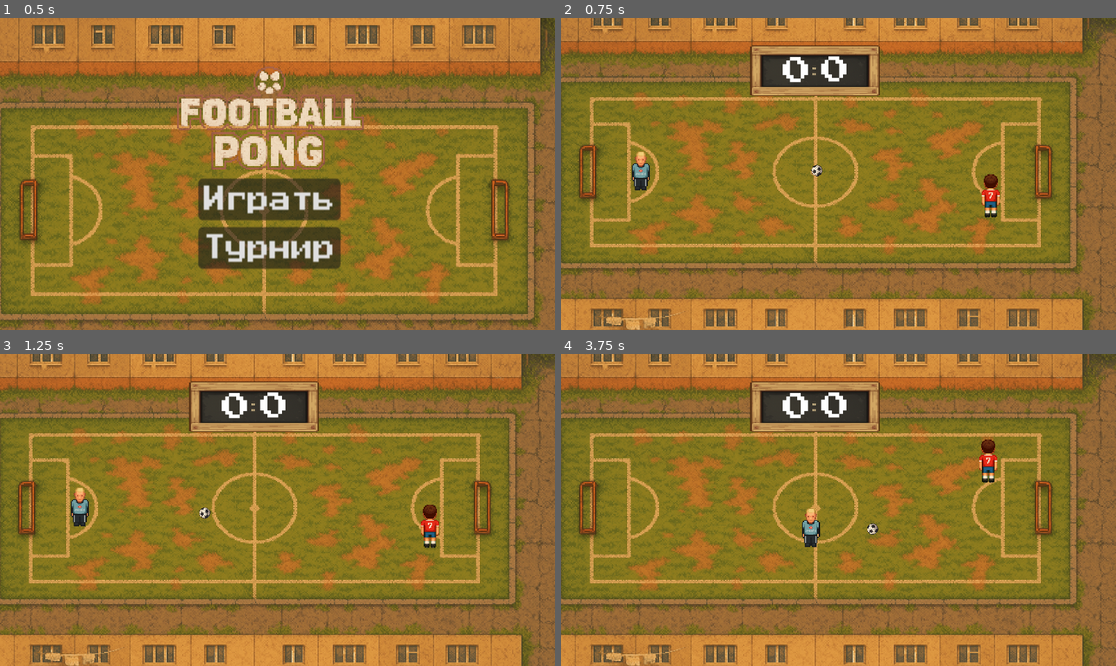
Above: before the commit, frames 1-4 (two rows, left to right).
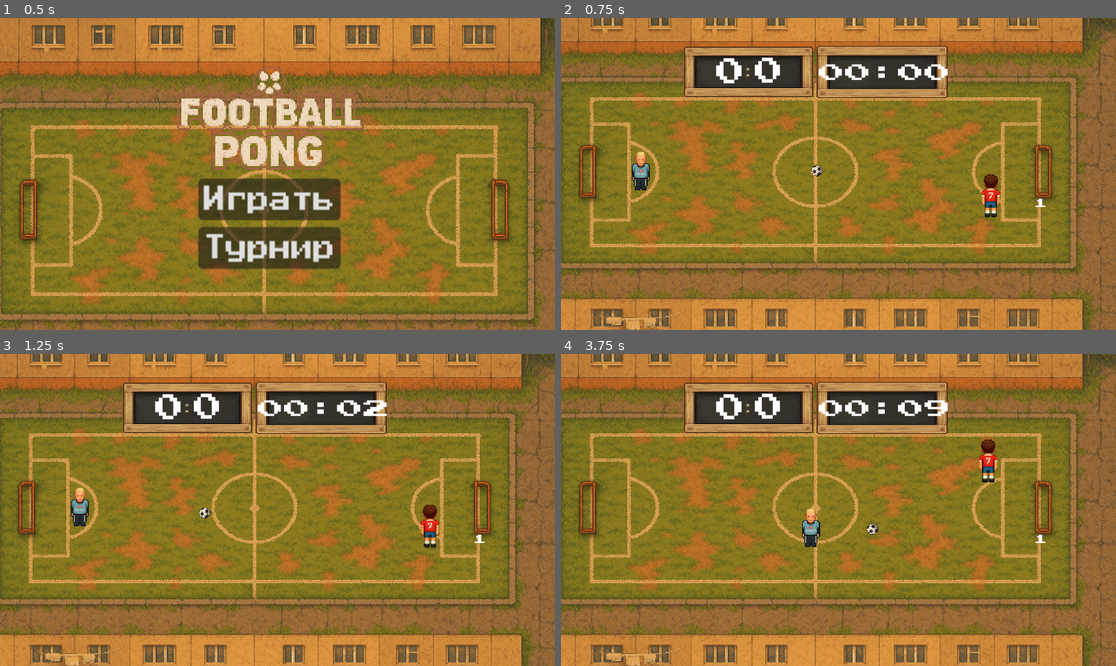
Above: after the commit, the same moments.

Repository: supervi5w4/footballpong
Game: Godot game, scene res://scenes/menu.tscn
Same seed, same stepped clock (60 frames per second), same inputs: the game is played once before the commit and once after it.
Inputs:
- Up to frame 1 (0.5 s): no input
- Up to frame 2 (0.75 s): click "Играть" at 0.5 s
- Up to frame 3 (1.25 s): no input
- Up to frame 4 (3.75 s): hold Right (ui_right) 1.28-2.03 s; hold Down (ui_down) 2.03-2.78 s; hold Right (ui_right) 2.78-3.53 s; hold Up (ui_up) from 3.53 s (still down)

Frame 1 is identical in both runs. In frame 2, 6.3% of the frame differs, in the area x 22-88%, y 8-61%; in frame 3, 6.4%; in frame 4, 6.4%.

Commit message:
Add files via upload

Diff:
--- a/scenes/game.gd
+++ b/scenes/game.gd
@@ -4,9 +4,11 @@
 #   - управление раундами
 #   - работу с мячом и ракетками
 #   - обновление табло (UI)
+#   - управление временем матча
 # Требует:
 #   - Score (Autoload синглтон)
 #   - Label-узлы: UI/ScoreLeft и UI/ScoreRight
+#   - TimeScoreboard: UI/TimeScoreboard
 # ------------------------------------------------------------
 
 extends Node2D
@@ -19,6 +21,7 @@
 
 @onready var score_left_label: Label = $UI/ScoreLeft
 @onready var score_right_label: Label = $UI/ScoreRight
+@onready var time_scoreboard: TimeScoreboard = $UI/TimeScoreboard
 
 var _game_started: bool = false
 
@@ -31,12 +34,20 @@
 		YandexSDK.gameplay_started()
 		_game_started = true
 
+	# Запускаем таймер матча
+	if time_scoreboard:
+		time_scoreboard.start_match()
+
 	reset_round()
 
 func _exit_tree() -> void:
 	# Останавливаем аналитику игрового процесса при выходе
 	if YandexSDK.is_working() and _game_started:
 		YandexSDK.gameplay_stopped()
+
+	# Останавливаем таймер матча
+	if time_scoreboard:
+		time_scoreboard.stop_match()
 
 # Обновление табло
 func _update_scoreboard(_left: int = 0, _right: int = 0) -> void:
@@ -60,3 +71,19 @@
 # Функция для показа рекламы между матчами
 func show_interstitial_between_matches() -> void:
 	YandexSDK.show_interstitial_between_matches()
+
+# Пауза матча
+func pause_match() -> void:
+	if time_scoreboard:
+		time_scoreboard.pause_match()
+
+# Возобновление матча
+func resume_match() -> void:
+	if time_scoreboard:
+		time_scoreboard.resume_match()
+
+# Получение таймера матча
+func get_match_timer() -> MatchTimer:
+	if time_scoreboard:
+		return time_scoreboard.get_match_timer()
+	return null
--- a/scenes/game.tscn
+++ b/scenes/game.tscn
@@ -12,6 +12,7 @@
 [ext_resource type="FontFile" uid="uid://crbejkyhfw2bi" path="res://fonts/PressStart2P-Regular.ttf" id="10_kvpfn"]
 [ext_resource type="Script" uid="uid://cwbcr0civ3mn4" path="res://scenes/tournament_game.gd" id="12_dinhu"]
 [ext_resource type="Texture2D" uid="uid://dprt5p2umwgvv" path="res://assets/gfx/gazaev.png" id="13_kvuet"]
+[ext_resource type="PackedScene" uid="uid://bemiysc8cwgvo" path="res://scenes/time_scoreboard.tscn" id="14_timer"]
 
 [sub_resource type="RectangleShape2D" id="RectangleShape2D_yqjtg"]
 size = Vector2(1932, 284)
@@ -144,30 +145,37 @@
 [node name="ScoreboardBG" type="TextureRect" parent="UI"]
 light_mask = 4
 visibility_layer = 4
-offset_left = 649.0
-offset_top = 28.0
-offset_right = 2185.0
-offset_bottom = 1052.0
+offset_left = 419.0
+offset_top = 32.0
+offset_right = 1955.0
+offset_bottom = 1056.0
 scale = Vector2(0.298335, 0.302808)
 texture = ExtResource("9_vtaks")
 
 [node name="ScoreLeft" type="Label" parent="UI"]
-offset_left = 767.0
-offset_top = 135.0
-offset_right = 867.0
-offset_bottom = 272.0
+offset_left = 537.0
+offset_top = 139.0
+offset_right = 637.0
+offset_bottom = 276.0
 theme_override_fonts/font = ExtResource("10_kvpfn")
 theme_override_font_sizes/font_size = 100
 text = "0"
 
 [node name="ScoreRight" type="Label" parent="UI"]
-offset_left = 900.0
-offset_top = 133.0
-offset_right = 1000.0
-offset_bottom = 270.0
+offset_left = 670.0
+offset_top = 137.0
+offset_right = 770.0
+offset_bottom = 274.0
 theme_override_fonts/font = ExtResource("10_kvpfn")
 theme_override_font_sizes/font_size = 100
 text = "0"
+
+[node name="TimeScoreboard" parent="UI" instance=ExtResource("14_timer")]
+offset_left = 1250.0
+offset_top = 26.0
+offset_right = 1786.0
+offset_bottom = 1050.0
+scale = Vector2(1.52623, 1.04165)
 
 [node name="TextureRect" type="TextureRect" parent="UI"]
 offset_left = 1712.0
--- /dev/null
+++ b/scenes/time_scoreboard.tscn
@@ -0,0 +1,62 @@
+[gd_scene load_steps=4 format=3 uid="uid://bemiysc8cwgvo"]
+
+[ext_resource type="Script" uid="uid://b221pl5s5kr62" path="res://scripts/time_scoreboard.gd" id="1_time"]
+[ext_resource type="Texture2D" uid="uid://yg1ln8spbfcw" path="res://assets/gfx/scoreboard.png" id="2_scoreboard"]
+[ext_resource type="FontFile" uid="uid://crbejkyhfw2bi" path="res://fonts/PressStart2P-Regular.ttf" id="3_font"]
+
+[node name="TimeScoreboard" type="Control"]
+layout_mode = 3
+anchors_preset = 0
+offset_left = 1948.0
+offset_top = 129.0
+offset_right = 2484.0
+offset_bottom = 1153.0
+script = ExtResource("1_time")
+
+[node name="Background" type="TextureRect" parent="."]
+layout_mode = 1
+anchors_preset = 15
+anchor_right = 1.0
+anchor_bottom = 1.0
+grow_horizontal = 2
+grow_vertical = 2
+scale = Vector2(0.298335, 0.302808)
+texture = ExtResource("2_scoreboard")
+
+[node name="TimeLabel" type="Label" parent="."]
+layout_mode = 1
+anchors_preset = 8
+anchor_left = 0.5
+anchor_top = 0.5
+anchor_right = 0.5
+anchor_bottom = 0.5
+offset_left = -503.0
+offset_top = -403.0
+offset_right = -203.0
+offset_bottom = -303.0
+grow_horizontal = 2
+grow_vertical = 2
+theme_override_fonts/font = ExtResource("3_font")
+theme_override_font_sizes/font_size = 60
+text = "00:00"
+horizontal_alignment = 1
+vertical_alignment = 1
+
+[node name="PeriodLabel" type="Label" parent="."]
+layout_mode = 1
+anchors_preset = 8
+anchor_left = 0.5
+anchor_top = 0.5
+anchor_right = 0.5
+anchor_bottom = 0.5
+offset_left = -30.0
+offset_top = 60.0
+offset_right = 30.0
+offset_bottom = 100.0
+grow_horizontal = 2
+grow_vertical = 2
+theme_override_fonts/font = ExtResource("3_font")
+theme_override_font_sizes/font_size = 30
+text = "1"
+horizontal_alignment = 1
+vertical_alignment = 1
--- a/scenes/tournament_game.gd
+++ b/scenes/tournament_game.gd
@@ -2,6 +2,7 @@
 # tournament_game.gd — Проведение матча в турнире
 # Динамически настраивает ИИ по силе соперника и ходу игры
 # Управляет двумя таймами и итогом
+# Интегрирован с табло времени
 # ------------------------------------------------------------
 
 extends Node
@@ -11,10 +12,12 @@
 
 @onready var game_node: Node2D = get_parent() as Node2D
 @onready var message_label: Label = game_node.get_node("UI/MessageLabel") as Label
+@onready var time_scoreboard: TimeScoreboard = game_node.get_node("UI/TimeScoreboard") as TimeScoreboard
 
 var current_half: int = 0
 var ai: AiPaddle
 var base_skill: float = 0.8
+var match_timer: MatchTimer
 
 const SKILL_MIN := 0.10
 const SKILL_MAX := 0.99
@@ -23,6 +26,13 @@
 	# --- Сброс счёта ---
 	Score.left = 0
 	Score.right = 0
+
+	# --- Инициализация таймера матча ---
+	if time_scoreboard:
+		match_timer = time_scoreboard.get_match_timer()
+		if match_timer:
+			match_timer.period_changed.connect(_on_period_changed)
+			match_timer.match_ended.connect(_on_match_ended)
 
 	# --- Инициализация силы соперника ---
 	var idx: int = Score.current_match
@@ -59,9 +69,15 @@
 	_start_next_half()
 
 func _exit_tree() -> void:
-	# чисто отключимся от сигнала
+	# чисто отключимся от сигналов
 	if Score.score_changed.is_connected(_on_score_changed):
 		Score.score_changed.disconnect(_on_score_changed)
+
+	if match_timer:
+		if match_timer.period_changed.is_connected(_on_period_changed):
+			match_timer.period_changed.disconnect(_on_period_changed)
+		if match_timer.match_ended.is_connected(_on_match_ended):
+			match_timer.match_ended.disconnect(_on_match_ended)
 
 func _apply_ai_tuning() -> void:
 	if ai == null:
@@ -88,12 +104,40 @@
 	ai.skill = clamp(base_skill + diff * 0.1, SKILL_MIN, SKILL_MAX)
 	_apply_ai_tuning()
 
+func _on_period_changed(period: int) -> void:
+	"""Обработчик смены периода"""
+	print("Турнир: Период изменился на ", period)
+	if period == 2 and current_half == 1:
+		# Второй тайм начался
+		current_half = 2
+
+func _on_match_ended() -> void:
+	"""Обработчик окончания матча"""
+	print("Турнир: Матч завершен")
+	_finalize_match()
+
 func _start_next_half() -> void:
 	current_half += 1
 	message_label.visible = false
 	game_node.call("reset_round")
-	await get_tree().create_timer(half_duration).timeout
-	_on_half_finished()
+
+	# Используем новый таймер матча
+	if match_timer:
+		print("Турнир: Ожидание окончания тайма по таймеру")
+		# Ждем окончания первого тайма (45 минут)
+		if current_half == 1:
+			# Ждем смены периода на 2
+			await match_timer.period_changed
+			print("Турнир: Первый тайм закончился")
+		# Ждем окончания второго тайма (90 минут)
+		await match_timer.match_ended
+		print("Турнир: Второй тайм закончился")
+		_on_half_finished()
+	else:
+		# Fallback на старую логику (не должно происходить)
+		print("Турнир: Используется fallback таймер")
+		await get_tree().create_timer(half_duration).timeout
+		_on_half_finished()
 
 func _on_half_finished() -> void:
 	if current_half == 1:
--- /dev/null
+++ b/scripts/match_timer.gd
@@ -0,0 +1,149 @@
+# ------------------------------------------------------------
+# match_timer.gd — Таймер футбольного матча
+# Отвечает за:
+#   - Отсчет времени матча (0-90 минут)
+#   - Ускорение времени (180x)
+#   - Переключение между таймами
+#   - Обновление UI табло
+# ------------------------------------------------------------
+
+extends Node
+class_name MatchTimer
+
+signal time_updated(minutes: int, seconds: int, period: int)
+signal period_changed(period: int)
+signal match_ended()
+
+# --- Константы ---
+const REAL_SECONDS_PER_PERIOD: float = 15.0  # 15 секунд реального времени на тайм
+const GAME_MINUTES_PER_PERIOD: int = 45      # 45 минут игрового времени на тайм
+const SPEED_MULTIPLIER: float = GAME_MINUTES_PER_PERIOD / REAL_SECONDS_PER_PERIOD  # 180x
+
+# --- Переменные ---
+var _real_time_elapsed: float = 0.0
+var _current_period: int = 1  # 1 = первый тайм, 2 = второй тайм
+var _is_running: bool = false
+var _is_paused: bool = false
+var _last_displayed_seconds: int = -1  # Для отслеживания изменений времени
+
+# --- Свойства для UI ---
+var display_minutes: int = 0
+var display_seconds: int = 0
+var display_period: int = 1
+
+func _ready() -> void:
+	# Подключаем к процессу для обновления времени
+	process_mode = Node.PROCESS_MODE_ALWAYS
+
+func _process(delta: float) -> void:
+	if not _is_running or _is_paused:
+		return
+
+	_real_time_elapsed += delta
+	_update_display_time()
+
+func start_match() -> void:
+	"""Запуск матча"""
+	_real_time_elapsed = 0.0
+	_current_period = 1
+	_is_running = true
+	_is_paused = false
+	_last_displayed_seconds = -1
+	_update_display_time()
+	print("Match started - Period 1")
+
+func pause_match() -> void:
+	"""Пауза матча"""
+	_is_paused = true
+	print("Match paused")
+
+func resume_match() -> void:
+	"""Возобновление матча"""
+	_is_paused = false
+	print("Match resumed")
+
+func stop_match() -> void:
+	"""Остановка матча"""
+	_is_running = false
+	_is_paused = false
+	print("Match stopped")
+
+func reset_match() -> void:
+	"""Сброс матча"""
+	_real_time_elapsed = 0.0
+	_current_period = 1
+	_is_running = false
+	_is_paused = false
+	display_minutes = 0
+	display_seconds = 0
+	display_period = 1
+	_last_displayed_seconds = -1
+	time_updated.emit(display_minutes, display_seconds, display_period)
+	print("Match reset")
+
+func _update_display_time() -> void:
+	"""Обновление отображаемого времени"""
+	var total_game_seconds = _real_time_elapsed * SPEED_MULTIPLIER
+
+	# Проверяем окончание матча (90 минут)
+	if total_game_seconds >= GAME_MINUTES_PER_PERIOD * 2 * 60:
+		_is_running = false
+		match_ended.emit()
+		print("Match ended")
+		return
+
+	# Определяем период и время для отображения
+	if total_game_seconds < GAME_MINUTES_PER_PERIOD * 60:
+		# Первый тайм (0-45 минут)
+		if _current_period != 1:
+			_current_period = 1
+			period_changed.emit(_current_period)
+			print("Period 1 started")
+
+		# Время первого тайма (0-45 минут)
+		display_minutes = int(total_game_seconds) / 60
+		display_seconds = int(total_game_seconds) % 60
+		display_period = 1
+	else:
+		# Второй тайм (45-90 минут)
+		if _current_period != 2:
+			_current_period = 2
+			period_changed.emit(_current_period)
+			print("Period 2 started")
+
+		# Время второго тайма (45-90 минут)
+		display_minutes = int(total_game_seconds) / 60
+		display_seconds = int(total_game_seconds) % 60
+		display_period = 2
+
+	# Отладочная информация (каждые 30 секунд игрового времени)
+	if int(total_game_seconds) % 30 == 0 and int(total_game_seconds) > 0:
+		print("Game time: %02d:%02d (Period %d) - Real time: %.1f sec" % [
+			display_minutes, display_seconds, display_period, _real_time_elapsed
+		])
+
+	# Отправляем сигнал об обновлении времени (каждую секунду игрового времени)
+	var current_total_seconds = int(total_game_seconds)
+	if current_total_seconds != _last_displayed_seconds:
+		_last_displayed_seconds = current_total_seconds
+		time_updated.emit(display_minutes, display_seconds, display_period)
+
+func get_time_string() -> String:
+	"""Возвращает время в формате строки MM:SS"""
+	return "%02d:%02d" % [display_minutes, display_seconds]
+
+func get_period_string() -> String:
+	"""Возвращает номер периода в виде строки"""
+	return str(display_period)
+
+func is_match_running() -> bool:
+	"""Проверяет, идет ли матч"""
+	return _is_running and not _is_paused
+
+func is_match_paused() -> bool:
+	"""Проверяет, стоит ли матч на паузе"""
+	return _is_paused
+
+func get_current_period() -> int:
+	"""Возвращает текущий период"""
+	return _current_period
--- /dev/null
+++ b/scripts/time_scoreboard.gd
@@ -0,0 +1,75 @@
+# ------------------------------------------------------------
+# time_scoreboard.gd — Табло времени матча
+# Отвечает за:
+#   - Отображение времени матча
+#   - Обновление UI при изменении времени
+#   - Интеграция с MatchTimer
+# ------------------------------------------------------------
+
+extends Control
+class_name TimeScoreboard
+
+@onready var time_label: Label = $TimeLabel
+@onready var period_label: Label = $PeriodLabel
+
+var match_timer: MatchTimer
+
+func _ready() -> void:
+	# Создаем таймер матча
+	match_timer = MatchTimer.new()
+	add_child(match_timer)
+
+	# Подключаем сигналы
+	match_timer.time_updated.connect(_on_time_updated)
+	match_timer.period_changed.connect(_on_period_changed)
+
+	# Инициализируем отображение
+	_update_display()
+	print("TimeScoreboard: Инициализирован")
+
+func start_match() -> void:
+	"""Запуск матча"""
+	print("TimeScoreboard: Запуск матча")
+	match_timer.start_match()
+
+func pause_match() -> void:
+	"""Пауза матча"""
+	match_timer.pause_match()
+
+func resume_match() -> void:
+	"""Возобновление матча"""
+	match_timer.resume_match()
+
+func stop_match() -> void:
+	"""Остановка матча"""
+	match_timer.stop_match()
+
+func reset_match() -> void:
+	"""Сброс матча"""
+	match_timer.reset_match()
+
+func _on_time_updated(_minutes: int, _seconds: int, _period: int) -> void:
+	"""Обработчик обновления времени"""
+	print("TimeScoreboard: Получил обновление времени")
+	_update_display()
+
+func _on_period_changed(_period: int) -> void:
+	"""Обработчик смены периода"""
+	print("TimeScoreboard: Получил смену периода")
+	_update_display()
+
+func _update_display() -> void:
+	"""Обновление отображения времени"""
+	if time_label:
+		var time_string = match_timer.get_time_string()
+		time_label.text = time_string
+		print("TimeScoreboard: Обновил время на ", time_string)
+
+	if period_label:
+		var period_string = match_timer.get_period_string()
+		period_label.text = period_string
+		print("TimeScoreboard: Обновил период на ", period_string)
+
+func get_match_timer() -> MatchTimer:
+	"""Возвращает таймер матча"""
+	return match_timer
Not shown: 1 places in scenes/game.tscn that only renumber resources
Not shown, added: scripts/match_timer.gd.uid
Not shown, added: scripts/time_scoreboard.gd.uid
Not shown, added: README_TIMER.md
